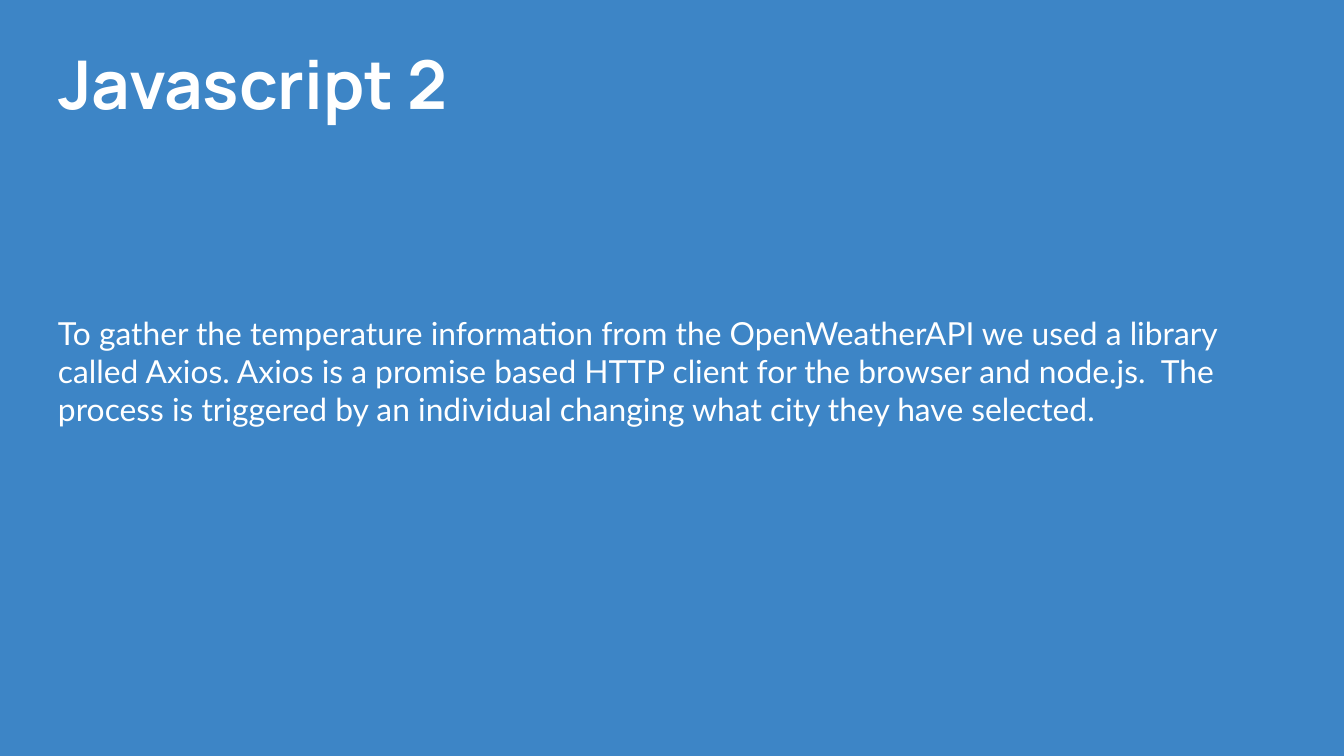
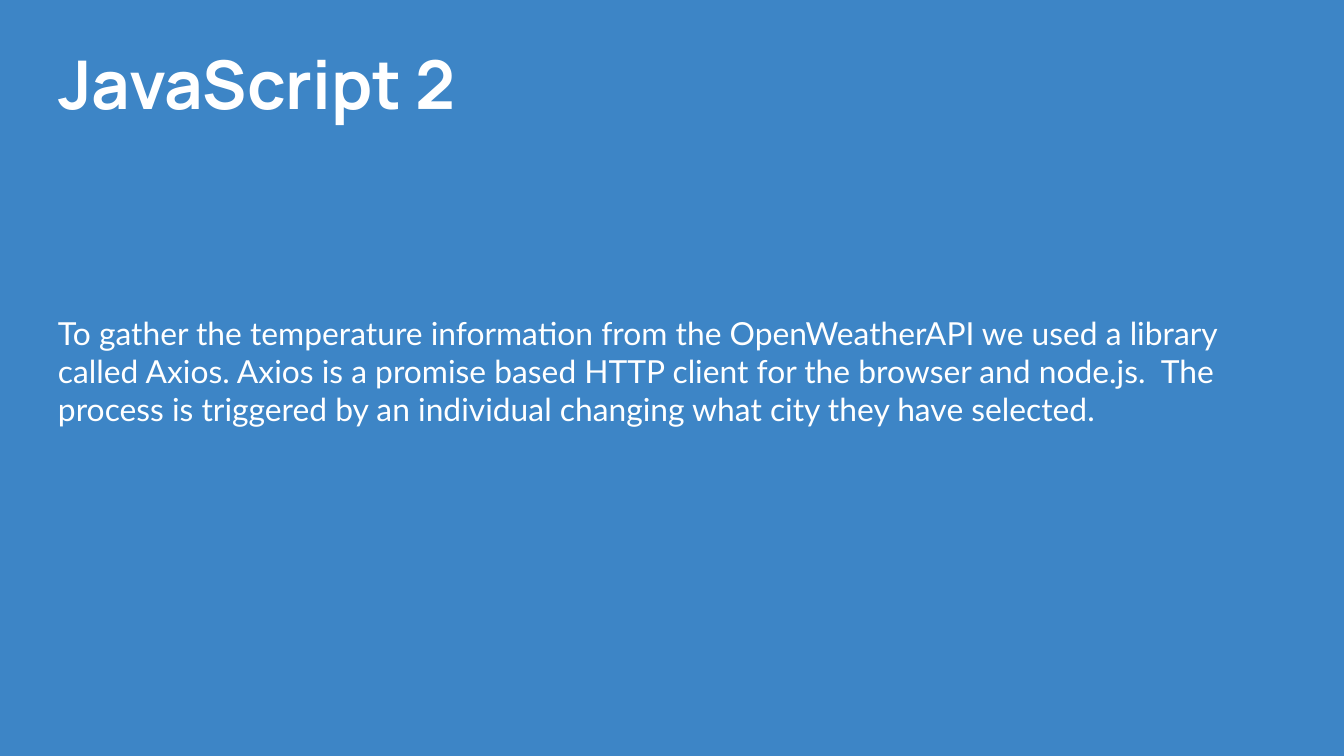
Before and after one commit to CPrince20/Homies, a slide deck: slide 13 of Homies City Collection.pptx (slide 12 before the commit). Drawn at 1344x756 pixels with LibreOffice and Linux fonts; fonts in the diff are those of the drawing. Boxes give left, top, right and bottom in pixels: in the first picture for what was removed or moved away, otherwise in the second. Text is boxed around its words. In the diff, an @@ line names an element or a change of style, - is before the commit and + after.

```diff
--- a/Homies City Collection.pptx
+++ b/Homies City Collection.pptx
@@ title at (x1=58, y1=59, x2=455, y2=125): text changed @@
-Javascript 2
+JavaScript 2
```
Also in this commit, not shown: 3 other slides changed, 1 slide added.
